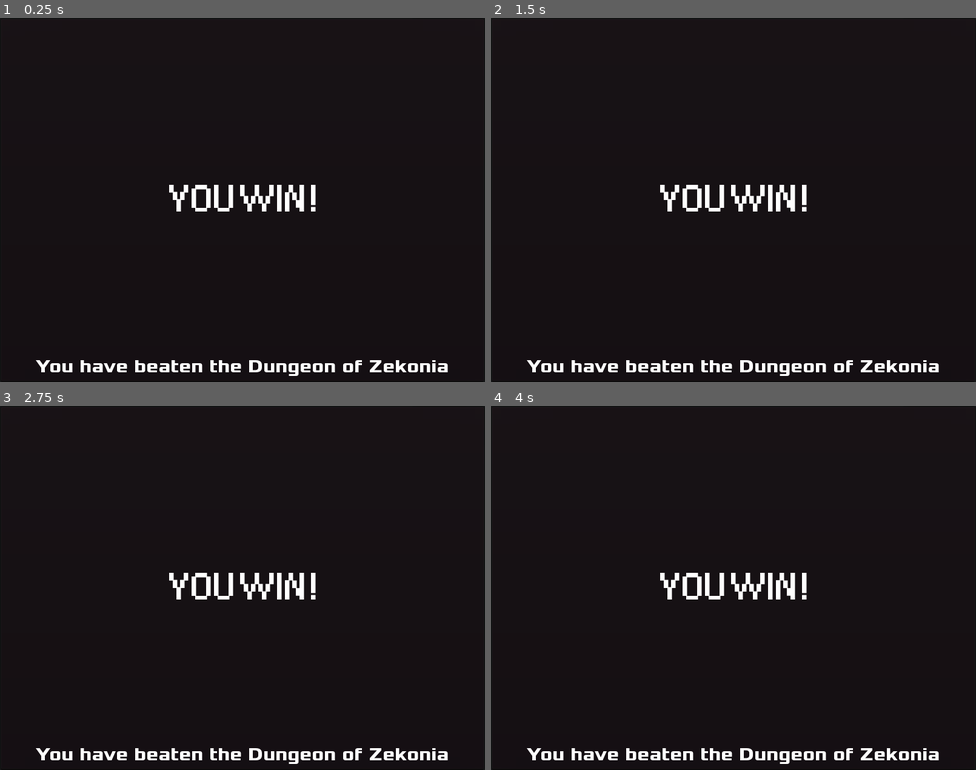
Above: before the commit, frames 1-4 (two rows, left to right).
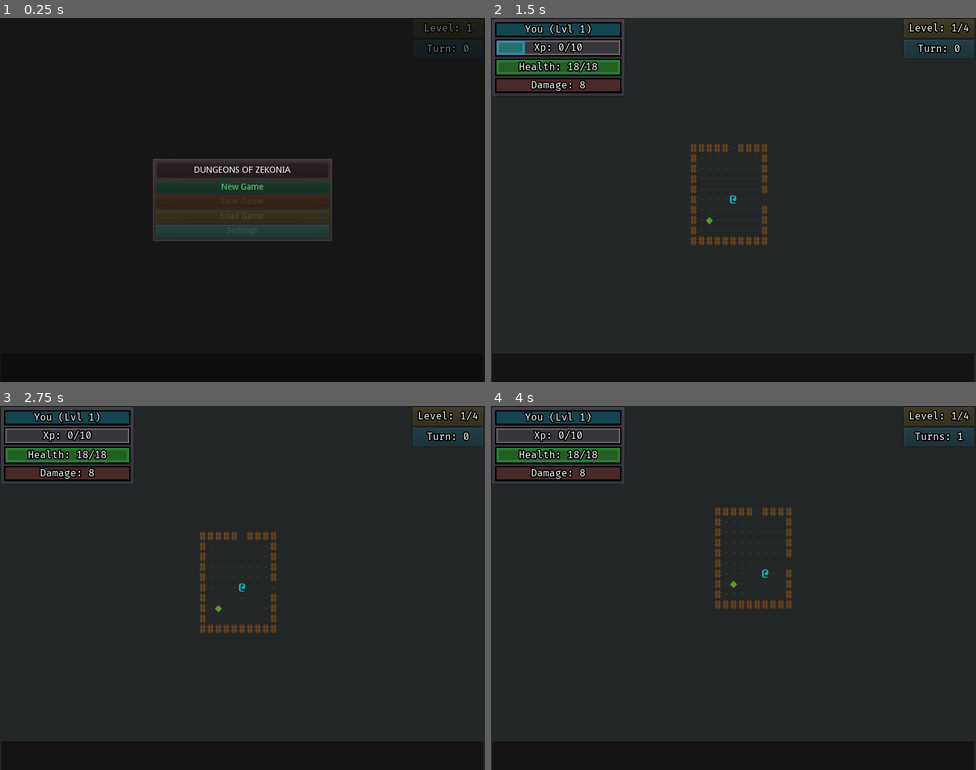
Above: after the commit, the same moments.

Repository: ZenCoderGames/ZRoguelikeGame
Game: Godot game, scene res://scene/main/MainScene.tscn
Two runs of this game, one before a commit and one after it. Both use one fixed random seed, a clock stepped at 60 frames per second and the inputs below.
Inputs (mouse positions are in pixels of both pictures, inside the frame that each line leads up to):
- Up to frame 1 (0.25 s): no input
- Up to frame 2 (1.5 s): click "New Game" at 0.5 s; click (660, 240) at 1.25 s, where only the run after the commit has a clickable "Choose"
- Up to frame 3 (2.75 s): click (242, 573) at 2 s, where only the run before the commit has a clickable "New Game"
- Up to frame 4 (4 s): tap Enter at 2.75 s; hold Right (move_right) 2.78-3.53 s; tap S (cam_move_down) at 2.85 s; tap Space at 3.5 s; hold Down (move_down) from 3.53 s (still down); tap A (cam_move_left) at 3.6 s

The runs differ from the first frame. In frame 1, 8.2% of the frame differs, in the area x 7-100%, y 1-99%; in frame 2, 8.6%, in the area x 0-100%, y 0-99%; in frame 3, 8.6%; in frame 4, 8.5%.

Commit message:
Class Selection/GameEventManager

Diff:
--- a/entity/characters/Player.tscn
+++ b/entity/characters/Player.tscn
@@ -55,7 +55,6 @@
 scale = Vector2( 0.75, 0.75 )
 frames = SubResource( 5 )
 animation = "levelUpLoop"
-frame = 1
 playing = true
 
 [node name="LevelUpLabel" type="Label" parent="."]
--- a/project.godot
+++ b/project.godot
@@ -113,6 +113,16 @@
 "class": "CharacterData",
 "language": "GDScript",
 "path": "res://scripts/battle/data/CharacterData.gd"
+}, {
+"base": "PanelContainer",
+"class": "CharacterSelectItemUI",
+"language": "GDScript",
+"path": "res://scripts/menu/CharacterSelectItemUI.gd"
+}, {
+"base": "Panel",
+"class": "CharacterSelectUI",
+"language": "GDScript",
+"path": "res://scripts/menu/CharacterSelectUI.gd"
 }, {
 "base": "Reference",
 "class": "CharacterStatus",
@@ -276,6 +286,8 @@
 "BattleView": "",
 "Character": "",
 "CharacterData": "",
+"CharacterSelectItemUI": "",
+"CharacterSelectUI": "",
 "CharacterStatus": "",
 "CharacterUI": "",
 "ComplexStatData": "",
@@ -320,6 +332,7 @@
 Dungeon="*res://scripts/battle/Dungeon.gd"
 HitResolutionManager="*res://scripts/battle/instance/HitResolutionManager.gd"
 CombatEventManager="*res://scripts/battle/instance/CombatEventManager.gd"
+GameEventManager="*res://scripts/GameEventManager.gd"
 
 [display]
 
--- a/scene/main/MainScene.tscn
+++ b/scene/main/MainScene.tscn
@@ -1,12 +1,10 @@
-[gd_scene load_steps=14 format=2]
+[gd_scene load_steps=12 format=2]
 
 [ext_resource path="res://scripts/battle/DungeonCamera.gd" type="Script" id=1]
 [ext_resource path="res://ui/MainGUI.tscn" type="PackedScene" id=2]
 [ext_resource path="res://scripts/battle/PlayerInput.gd" type="Script" id=3]
 [ext_resource path="res://scripts/battle/BattleInstance.gd" type="Script" id=4]
 [ext_resource path="res://scripts/battle/BattleView.gd" type="Script" id=5]
-[ext_resource path="res://scripts/battle/instance/HitResolutionManager.gd" type="Script" id=6]
-[ext_resource path="res://scripts/battle/instance/CombatEventManager.gd" type="Script" id=7]
 [ext_resource path="res://ui/MainMenuUI.tscn" type="PackedScene" id=8]
 [ext_resource path="res://resource/fonts/connection/ConnectionBold.otf" type="DynamicFontData" id=9]
 [ext_resource path="res://resource/fonts/xolonium/xolonium-fonts-4.1/ttf/Xolonium-Bold.ttf" type="DynamicFontData" id=10]
@@ -68,13 +66,6 @@
 debugCriticalPathRoomColor = Color( 0.576471, 0.337255, 0.12549, 1 )
 debugEndRoomColor = Color( 0.792157, 0.270588, 0.270588, 1 )
 
-[node name="HitResolutionManager" type="Node" parent="Battle"]
-unique_name_in_owner = true
-script = ExtResource( 6 )
-
-[node name="CombatEventManager" type="Node" parent="Battle"]
-script = ExtResource( 7 )
-
 [node name="Camera2D" type="Camera2D" parent="."]
 position = Vector2( 400, 300 )
 current = true
@@ -98,6 +89,7 @@
 
 [node name="VictoryUI" type="PanelContainer" parent="CanvasLayer"]
 unique_name_in_owner = true
+visible = false
 self_modulate = Color( 0.380392, 0.301961, 0.301961, 1 )
 anchor_right = 1.0
 anchor_bottom = 1.0
@@ -116,13 +108,26 @@
 
 [node name="Label2" type="Label" parent="CanvasLayer/VictoryUI"]
 margin_left = 7.0
-margin_top = 556.0
+margin_top = 7.0
 margin_right = 793.0
-margin_bottom = 593.0
+margin_bottom = 44.0
+rect_pivot_offset = Vector2( 0, 100 )
 size_flags_horizontal = 3
-size_flags_vertical = 8
+size_flags_vertical = 0
 custom_fonts/font = SubResource( 3 )
 text = "You have beaten the Dungeon of Zekonia"
 align = 1
-valign = 2
+valign = 1
 autowrap = true
+
+[node name="BackToMenu" type="Button" parent="CanvasLayer/VictoryUI"]
+margin_left = 350.0
+margin_top = 573.0
+margin_right = 449.0
+margin_bottom = 593.0
+size_flags_horizontal = 4
+size_flags_vertical = 8
+text = "Back to Menu"
+icon_align = 1
+
+[connection signal="button_up" from="CanvasLayer/VictoryUI/BackToMenu" to="Battle" method="back_to_menu_from_victory"]
--- /dev/null
+++ b/scripts/GameEventManager.gd
@@ -0,0 +1,11 @@
+extends Node
+
+signal OnReadyToBattle
+signal OnCharacterSelected(charData)
+
+
+func ready_to_battle():
+	emit_signal("OnReadyToBattle")
+
+func on_character_chosen(charData):
+	emit_signal("OnCharacterSelected", charData)
--- a/scripts/battle/BattleInstance.gd
+++ b/scripts/battle/BattleInstance.gd
@@ -36,9 +36,14 @@
 	_init_dungeon_data()
 	Dungeon.init(self, dungeonDataList[currentDungeonIdx])
 
+	GameEventManager.connect("OnCharacterSelected", self, "_on_character_chosen")
+
 func _ready():
 	mainMenuUI.visible = true
-	mainMenuUI.connect("OnNewGamePressed", self, "_on_new_game")
+	GameEventManager.connect("OnReadyToBattle", self, "_on_new_game")
+
+func _on_character_chosen(charData):
+	Dungeon.dataManager.on_character_chosen(charData)
 
 func _on_new_game():
 	if !firstTimeDungeon:
@@ -84,6 +89,7 @@
 func _toggle_main_menu():
 	mainMenuUI.visible = !mainMenuUI.visible
 	if mainMenuUI.visible:
+		mainMenuUI.show_menu()
 		emit_signal("OnMainMenuOn")
 	else:
 		emit_signal("OnMainMenuOff")
@@ -109,6 +115,11 @@
 	victoryUI.visible = true
 	Dungeon.isDungeonFinished = true
 
+func back_to_menu_from_victory():
+	_toggle_main_menu()
+	victoryUI.visible = false
+	Dungeon.isDungeonFinished = false
+
 # DUNGEONS
 func _init_dungeon_data():
 	var data = Utils.load_data_from_file("resource/dungeons.json")
--- a/scripts/battle/data/DungeonDataManager.gd
+++ b/scripts/battle/data/DungeonDataManager.gd
@@ -20,6 +20,9 @@
 	init_spells()
 	init_items()
 	init_characters()
+
+func on_character_chosen(charData):
+	playerData = charData
 
 func init_status_effects():
 	var data = Utils.load_data_from_file("resource/statusEffects.json")
--- a/scripts/battle/data/stats/StatData.gd
+++ b/scripts/battle/data/stats/StatData.gd
@@ -16,3 +16,6 @@
 func init_from_code(statType, statValue):
 	type = statType
 	value = statValue
+
+func get_stat_name():
+	return STAT_TYPE.keys()[type]
--- a/scripts/battle/instance/characters/PlayerCharacter.gd
+++ b/scripts/battle/instance/characters/PlayerCharacter.gd
@@ -65,7 +65,7 @@
 	var prevLevel = currentLevel
 	currentLevel = -1
 	for levelXp in levelXpList:
-		if xp>levelXp:
+		if xp>=levelXp:
 			currentLevel = currentLevel + 1
 	if prevLevel<currentLevel:
 		_level_up()
--- a/scripts/battle/ui/MainMenuUI.gd
+++ b/scripts/battle/ui/MainMenuUI.gd
@@ -7,9 +7,9 @@
 onready var loadGameButton:Button = $"%LoadGameButton"
 onready var settingsButton:Button = $"%SettingsButton"
 
+onready var characterSelectUI:CharacterSelectUI = $"%CharacterSelectUI"
+onready var baseMenuUI:Node = $"%MenuUI"
 onready var deathUI:Node = $"%DeathUI"
-
-signal OnNewGamePressed()
 
 # Called when the node enters the scene tree for the first time.
 func _ready():
@@ -21,6 +21,10 @@
 
 	Dungeon.battleInstance.connect("OnDungeonInitialized", self, "_on_dungeon_init")
 	Dungeon.battleInstance.connect("OnDungeonRecreated", self, "_on_dungeon_recreated")
+	GameEventManager.connect("OnCharacterSelected", self, "_on_character_chosen")
+
+func _on_character_chosen(charData):
+	baseMenuUI.visible = false
 
 func _on_dungeon_init():
 	_shared_init()
@@ -32,8 +36,15 @@
 func _shared_init():
 	Dungeon.player.connect("OnDeath", self, "_on_game_over")
 
+func show_menu():
+	baseMenuUI.visible = true
+	characterSelectUI.visible = false
+
 func on_new_game():
-	emit_signal("OnNewGamePressed")
+	baseMenuUI.visible = false
+	characterSelectUI.visible = true
+	characterSelectUI.init_from_data()
+	#GameEventManager.ready_to_battle()
 
 func on_save_game():
 	pass
@@ -46,7 +57,10 @@
 
 func _on_game_over():
 	get_node(".").visible = true
+	baseMenuUI.visible = true
 	deathUI.visible = true
+	characterSelectUI.visible = false
 
 func _clean_up():
 	deathUI.visible = false
+	characterSelectUI.visible = false
--- a/scripts/library/Utils.gd
+++ b/scripts/library/Utils.gd
@@ -101,3 +101,15 @@
 	for item in arrayRef:
 		newArray.append(item)
 	return newArray
+
+func convert_to_camel_case(string:String):
+	var result = PoolStringArray()
+	var i:int = 0
+	for ch in string:
+		if i==0:
+			result.append(ch.to_upper())
+		else:
+			result.append(ch.to_lower())
+		i = i + 1
+
+	return result.join('')
--- /dev/null
+++ b/scripts/menu/CharacterSelectItemUI.gd
@@ -0,0 +1,23 @@
+extends PanelContainer
+
+class_name CharacterSelectItemUI
+
+onready var charLabel:Label = $"%CharNameLabel"
+onready var descLabel:Label = $"%DescLabel"
+onready var chooseBtn:Button = $"%ChooseButton"
+
+var myCharData:CharacterData
+
+func init_from_data(charData:CharacterData):
+	myCharData = charData
+	charLabel.text = Utils.convert_to_camel_case(charData.id)
+	var statStr:String = ""
+	for statData in charData.statDataList:
+		statStr = statStr + Utils.convert_to_camel_case(statData.get_stat_name()) + ": " + str(statData.value) + "\n"
+	statStr.erase(statStr.length()-1, 1)
+	descLabel.text = statStr
+	chooseBtn.connect("button_up", self, "_on_item_chosen")
+
+func _on_item_chosen():
+	GameEventManager.on_character_chosen(myCharData)
+	GameEventManager.ready_to_battle()
--- /dev/null
+++ b/scripts/menu/CharacterSelectUI.gd
@@ -0,0 +1,19 @@
+extends Panel
+
+class_name CharacterSelectUI
+
+onready var charSelectHolder:HBoxContainer = $"%CharSelectHolder"
+
+const CharacterSelectItemUI := preload("res://ui/characterSelect/CharacterSelectItemUI.tscn")
+
+var initialized:bool = false
+
+func init_from_data():
+	if initialized:
+		return
+
+	for heroData in Dungeon.dataManager.heroDataList:
+		var charSelectItem = CharacterSelectItemUI.instance()
+		charSelectHolder.add_child(charSelectItem)
+		charSelectItem.init_from_data(heroData)
+	initialized = true
--- a/ui/MainMenuUI.tscn
+++ b/ui/MainMenuUI.tscn
@@ -2,7 +2,7 @@
 
 [ext_resource path="res://scripts/battle/ui/MainMenuUI.gd" type="Script" id=1]
 [ext_resource path="res://themes/guiTheme.tres" type="Theme" id=2]
-[ext_resource path="res://ui/characterSelect/CharacterSelectItemUI.tscn" type="PackedScene" id=3]
+[ext_resource path="res://ui/characterSelect/CharacterSelectUI.tscn" type="PackedScene" id=3]
 
 [node name="MainMenuUI" type="Control"]
 anchor_right = 1.0
@@ -41,6 +41,7 @@
 valign = 1
 
 [node name="MenuUI" type="PanelContainer" parent="."]
+unique_name_in_owner = true
 self_modulate = Color( 1, 0.839216, 0.729412, 1 )
 anchor_left = 0.5
 anchor_top = 0.5
@@ -70,7 +71,7 @@
 margin_top = 7.0
 margin_right = 279.0
 margin_bottom = 21.0
-text = "Dungeon of ZEKONIA"
+text = "Dungeons of ZEKONIA"
 align = 1
 valign = 1
 uppercase = true
@@ -110,42 +111,4 @@
 disabled = true
 text = "Settings"
 
-[node name="CharacterSelectUI" type="Panel" parent="."]
-visible = false
-self_modulate = Color( 0.258824, 0.227451, 0.227451, 0.545098 )
-anchor_right = 1.0
-anchor_bottom = 1.0
-size_flags_horizontal = 3
-size_flags_vertical = 3
-
-[node name="Label" type="Label" parent="CharacterSelectUI"]
-margin_left = 146.0
-margin_top = 75.0
-margin_right = 402.0
-margin_bottom = 174.0
-rect_scale = Vector2( 2, 2 )
-theme = ExtResource( 2 )
-text = "CLASS SELECT"
-align = 1
-valign = 1
-
-[node name="HBoxContainer" type="HBoxContainer" parent="CharacterSelectUI"]
-anchor_left = 0.5
-anchor_top = 0.5
-anchor_right = 0.5
-anchor_bottom = 0.5
-margin_left = -400.0
-margin_top = -81.5
-margin_right = 400.0
-margin_bottom = 81.5
-alignment = 1
-
-[node name="PanelContainer" parent="CharacterSelectUI/HBoxContainer" instance=ExtResource( 3 )]
-
-[node name="PanelContainer2" parent="CharacterSelectUI/HBoxContainer" instance=ExtResource( 3 )]
-margin_left = 343.0
-margin_right = 457.0
-
-[node name="PanelContainer3" parent="CharacterSelectUI/HBoxContainer" instance=ExtResource( 3 )]
-margin_left = 461.0
-margin_right = 575.0
+[node name="CharacterSelectUI" parent="." instance=ExtResource( 3 )]
--- a/ui/characterSelect/CharacterSelectItemUI.tscn
+++ b/ui/characterSelect/CharacterSelectItemUI.tscn
@@ -1,15 +1,17 @@
-[gd_scene load_steps=3 format=2]
+[gd_scene load_steps=4 format=2]
 
 [ext_resource path="res://resource/fonts/montreal/Montreal-Bold.ttf" type="DynamicFontData" id=1]
+[ext_resource path="res://scripts/menu/CharacterSelectItemUI.gd" type="Script" id=2]
 
 [sub_resource type="DynamicFont" id=1]
 font_data = ExtResource( 1 )
 
-[node name="PanelContainer" type="PanelContainer"]
+[node name="CharacterSelectItemUI" type="PanelContainer"]
 self_modulate = Color( 0.847059, 0.65098, 0.556863, 1 )
 margin_left = 225.0
 margin_right = 339.0
 margin_bottom = 163.0
+script = ExtResource( 2 )
 
 [node name="VBoxContainer" type="VBoxContainer" parent="."]
 margin_left = 7.0
@@ -30,7 +32,8 @@
 margin_bottom = 118.0
 alignment = 1
 
-[node name="Label" type="Label" parent="VBoxContainer/PanelContainer/VBoxContainer"]
+[node name="CharNameLabel" type="Label" parent="VBoxContainer/PanelContainer/VBoxContainer"]
+unique_name_in_owner = true
 self_modulate = Color( 0.819608, 0.580392, 0.0509804, 1 )
 margin_top = 27.0
 margin_right = 86.0
@@ -40,7 +43,8 @@
 align = 1
 valign = 1
 
-[node name="Label2" type="Label" parent="VBoxContainer/PanelContainer/VBoxContainer"]
+[node name="DescLabel" type="Label" parent="VBoxContainer/PanelContainer/VBoxContainer"]
+unique_name_in_owner = true
 margin_top = 52.0
 margin_right = 86.0
 margin_bottom = 83.0
@@ -49,7 +53,8 @@
 align = 1
 valign = 1
 
-[node name="Button" type="Button" parent="VBoxContainer"]
+[node name="ChooseButton" type="Button" parent="VBoxContainer"]
+unique_name_in_owner = true
 self_modulate = Color( 0.129412, 0.839216, 0.160784, 1 )
 margin_top = 129.0
 margin_right = 100.0
--- /dev/null
+++ b/ui/characterSelect/CharacterSelectUI.tscn
@@ -0,0 +1,37 @@
+[gd_scene load_steps=3 format=2]
+
+[ext_resource path="res://themes/guiTheme.tres" type="Theme" id=1]
+[ext_resource path="res://scripts/menu/CharacterSelectUI.gd" type="Script" id=3]
+
+[node name="CharacterSelectUI" type="Panel"]
+unique_name_in_owner = true
+visible = false
+self_modulate = Color( 0.258824, 0.227451, 0.227451, 0.545098 )
+anchor_right = 1.0
+anchor_bottom = 1.0
+size_flags_horizontal = 3
+size_flags_vertical = 3
+script = ExtResource( 3 )
+
+[node name="Label" type="Label" parent="."]
+margin_left = 146.0
+margin_top = 75.0
+margin_right = 402.0
+margin_bottom = 174.0
+rect_scale = Vector2( 2, 2 )
+theme = ExtResource( 1 )
+text = "CLASS SELECT"
+align = 1
+valign = 1
+
+[node name="CharSelectHolder" type="HBoxContainer" parent="."]
+unique_name_in_owner = true
+anchor_left = 0.5
+anchor_top = 0.5
+anchor_right = 0.5
+anchor_bottom = 0.5
+margin_left = -400.0
+margin_top = -81.5
+margin_right = 400.0
+margin_bottom = 81.5
+alignment = 1
